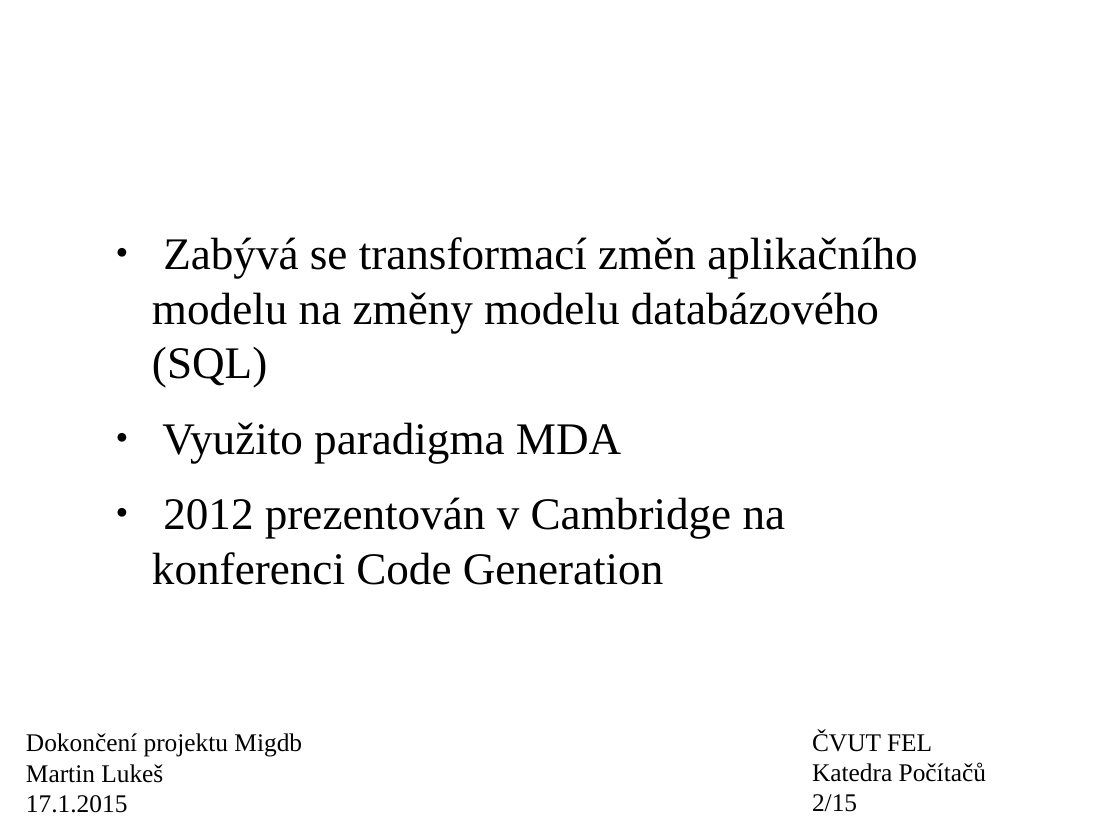
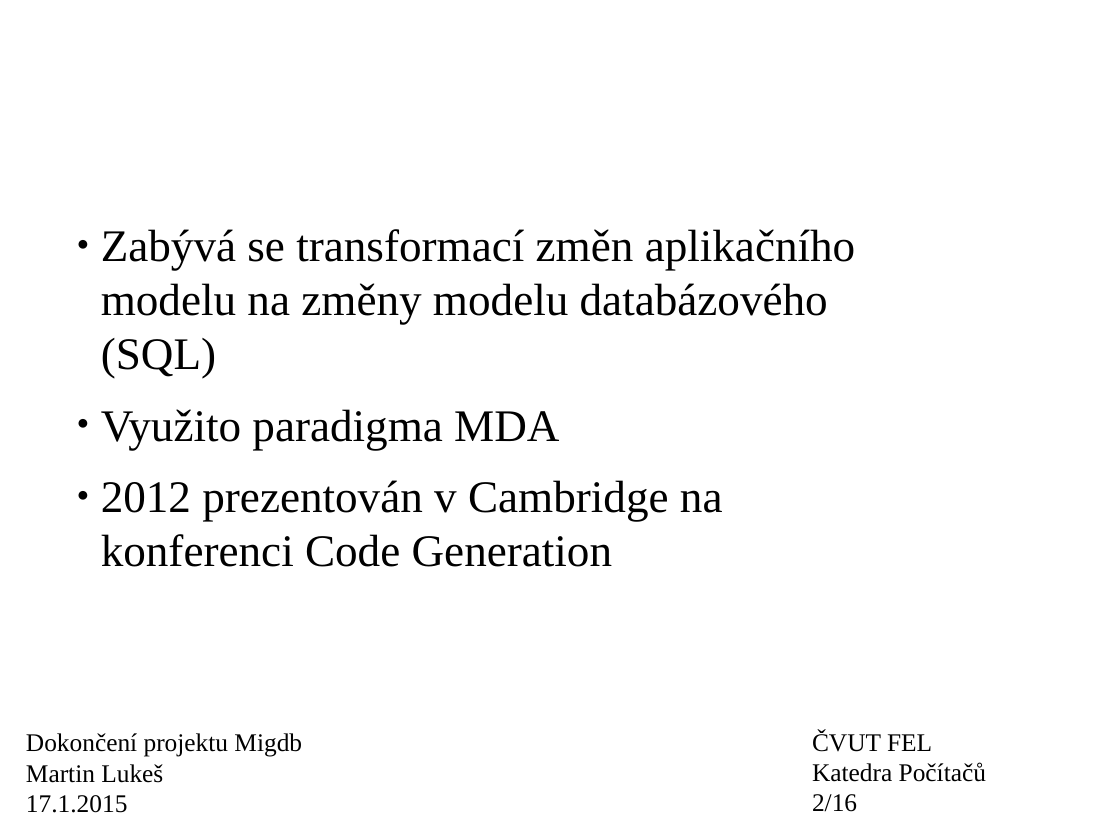
Before and after one commit to wox2/migrace_databaze, a slide deck: slide 2 of diplomka/prezentace.odp. Drawn at 1120x840 pixels with LibreOffice and Linux fonts; fonts in the diff are those of the drawing; background and template pictures are left out. Boxes give left, top, right and bottom in pixels: in the first picture for what was removed or moved away, otherwise in the second. Text is boxed around its words. In the diff, an @@ line names an element or a change of style, - is before the commit and + after.

```diff
--- a/diplomka/prezentace.odp
+++ b/diplomka/prezentace.odp
@@ text "Zabývá se transformací změn aplikačního ...": place and size @@
-text "Zabývá se transformací změn aplikačního ..." at (152, 237, 917, 585)
+text "Zabývá se transformací změn aplikačního ..." at (101, 229, 856, 567)
@@ text "Zabývá se transformací změn aplikačního ..." at (101, 229, 856, 567): list level 1 to 2 in "Zabývá se transformací změn aplikačního ..."; list level 1 to 2 in "Využito paradigma MDA"; list level 1 to 2 in "2012 prezentován v Cambridge na ..." @@
@@ text at (812, 794, 857, 812): text changed @@
-2/15
+2/16
```
Also in this commit, not shown: 4 other slides changed, 1 slide added, 4 other files.
